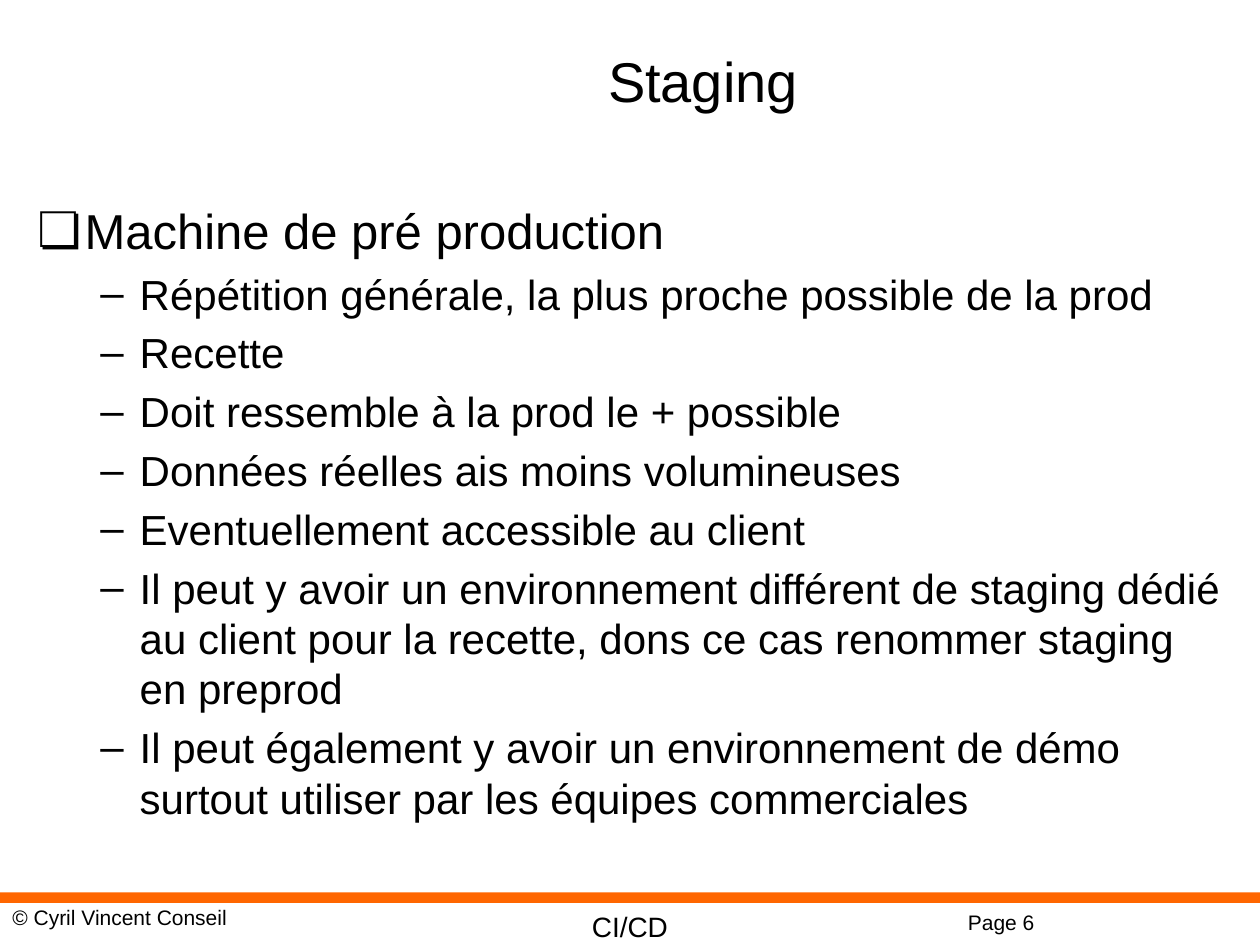
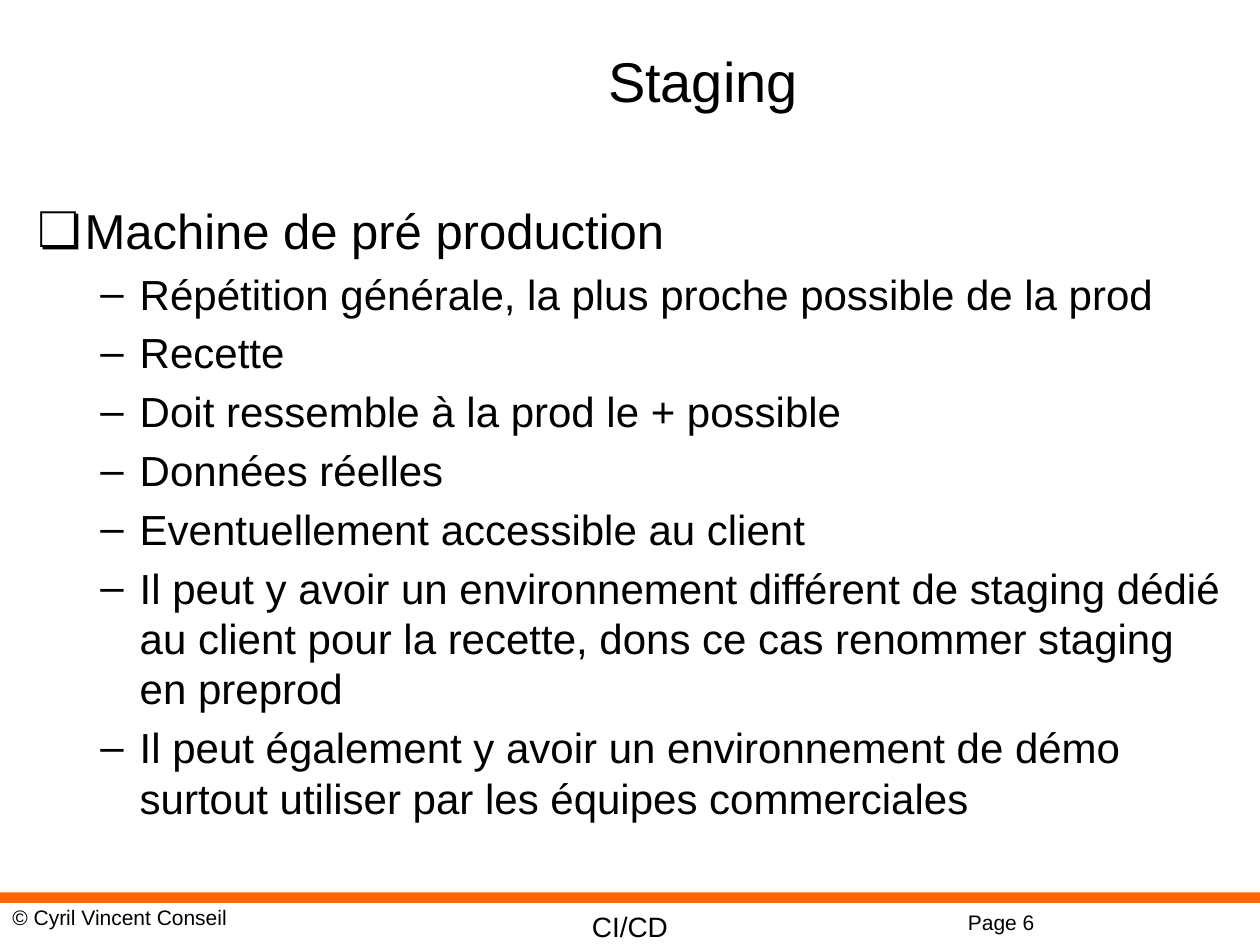
Before and after one commit to cyrilvincent/cicd, a slide deck: slide 6 of ppt/CICD13-Env.pptx. Drawn at 1260x945 pixels with LibreOffice and Linux fonts; fonts in the diff are those of the drawing; background and template pictures are left out. Boxes give left, top, right and bottom in pixels: in the first picture for what was removed or moved away, otherwise in the second. Text is boxed around its words. In the diff, an @@ line names an element or a change of style, - is before the commit and + after.

```diff
--- a/ppt/CICD13-Env.pptx
+++ b/ppt/CICD13-Env.pptx
@@ text at (140, 455, 443, 487): text changed @@
-  – Données réelles ais moins volumineuses
+  – Données réelles
```
Also in this commit, not shown: 1 other slide changed, 1 slide removed, 2 other files.
